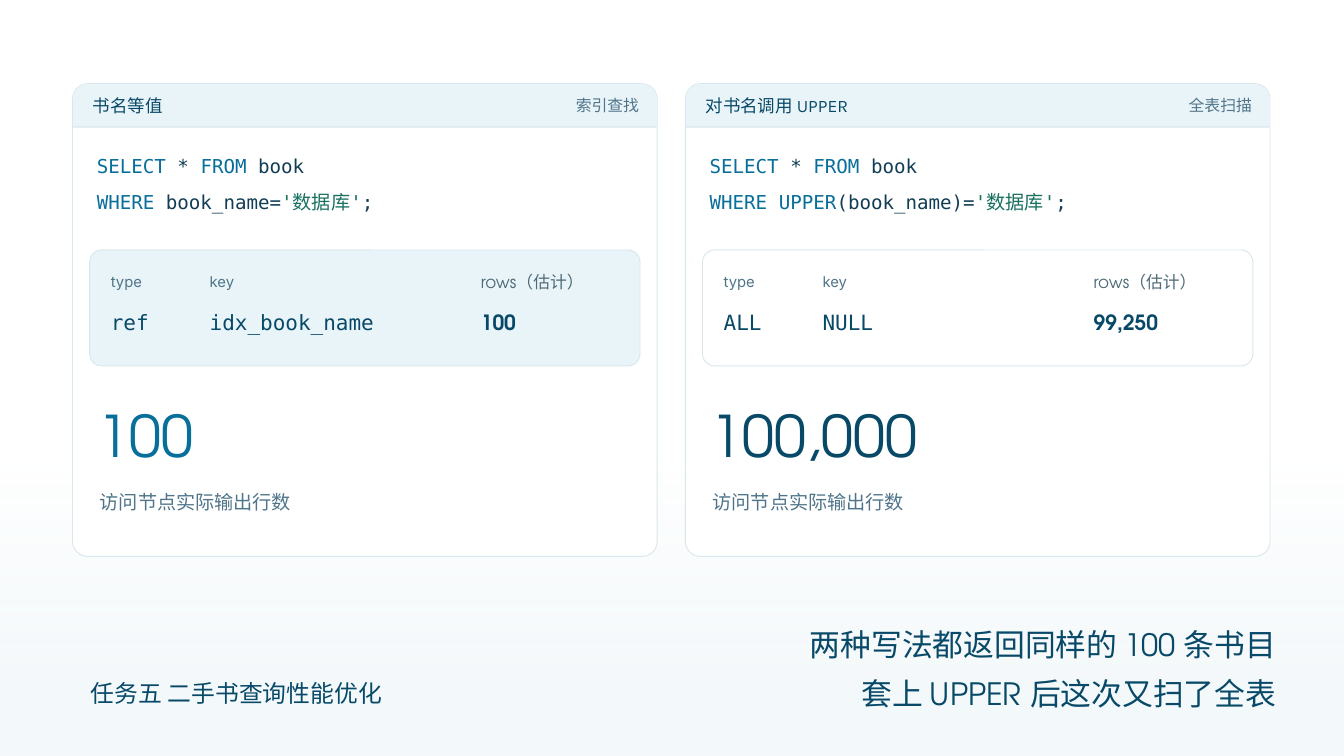
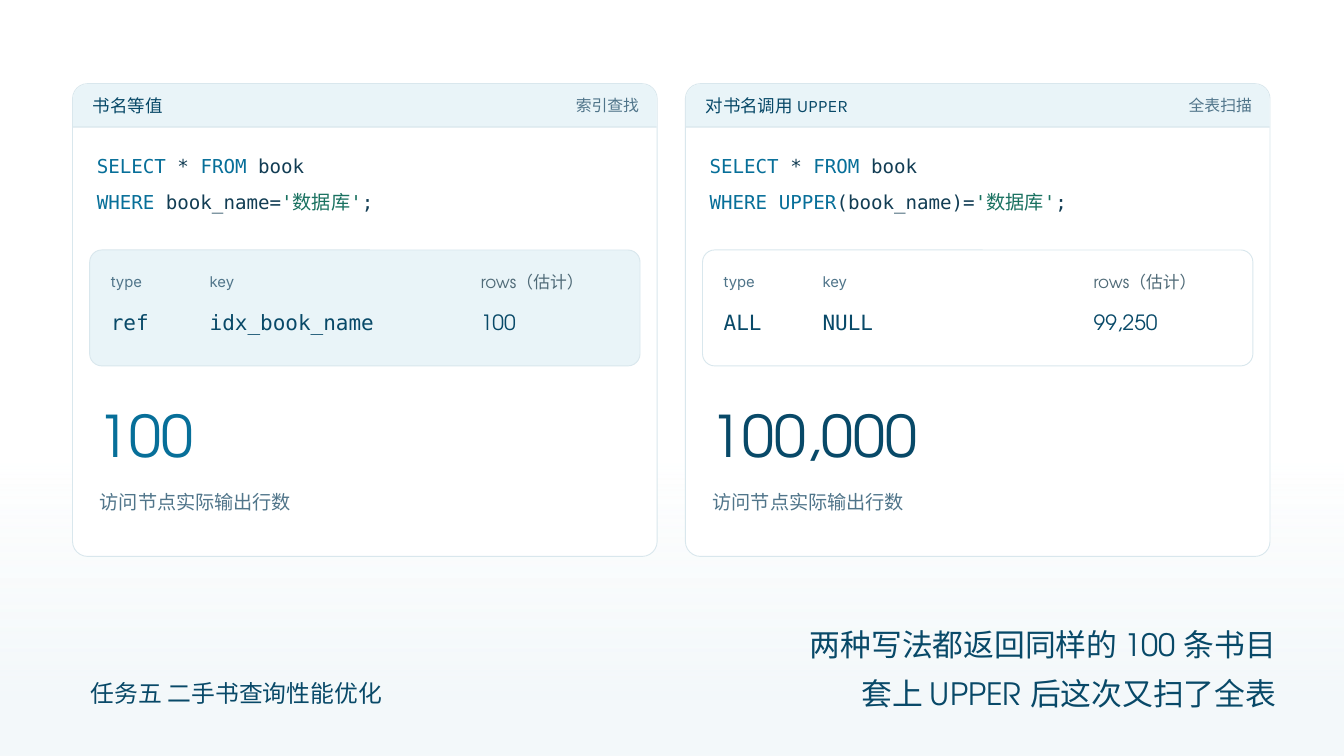
Before and after one commit to AurLemon/pageslip-demo, a slide deck: slide 7 of presentations/task-5-query-optimization.pptx. Drawn at 1344x756 pixels with LibreOffice and Linux fonts; fonts in the diff are those of the drawing. Boxes give left, top, right and bottom in pixels: in the first picture for what was removed or moved away, otherwise in the second. Text is boxed around its words. In the diff, an @@ line names an element or a change of style, - is before the commit and + after.

```diff
--- a/presentations/task-5-query-optimization.pptx
+++ b/presentations/task-5-query-optimization.pptx
@@ text "100" at [481,314,516,331]: bold off @@
@@ text "99,250" at [1094,314,1158,332]: bold off @@
```
Also in this commit, not shown: 13 other slides changed, 1 other file.
